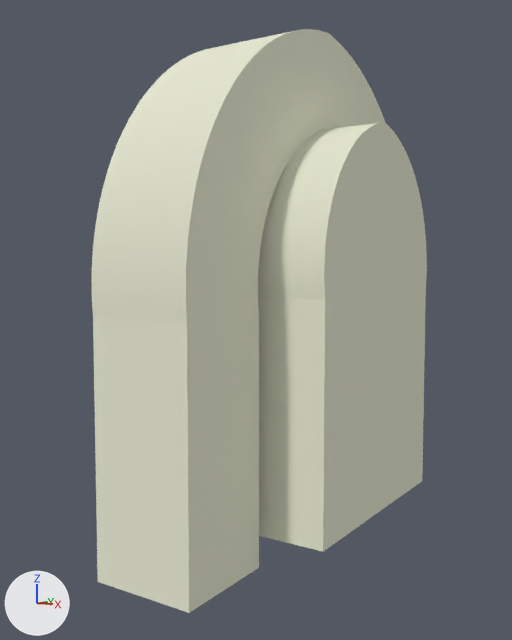
Renders of the Blender file 1. Biblioteca/arch.blend from each side of a commit.
Before and after are seen from a 50 mm lens placed at (7.76, -9.4, 4.4), pointed at (-0.34, 2.94, 3.28). Arrows for +X, +Y and +Z are at lower left; the lights stay in place.

Script lines for the objects in view, before the commit:
```python
me_cube_001 = bpy.data.meshes.new('Cube.001')
me_cube_001.from_pydata(...)  # 344 vertices, 340 faces; spans x -1.0..1.0, y -1.0..9.02, z -8.08..1.02
me_cube_001.materials.append(mat_material_001)  # white #e5e7d1
me_cube_002 = bpy.data.meshes.new('Cube.002')
me_cube_002.from_pydata(...)  # 170 vertices, 85 faces, 4 loose edges; spans x -0.92..0.92, y -0.5..6.9, z -5.89..-1.16
me_cube_002.materials.append(mat_material_002)  # white #e5e7d1
ob_cube = bpy.data.objects.new('Cube', me_cube_001)
ob_cube.location = (0.0, 0.0, 0.0)
ob_cube.rotation_euler = (1.571, 0.0, 0.0)  # degrees (90, 0, 0)
ob_cube_001 = bpy.data.objects.new('Cube.001', me_cube_002)
ob_cube_001.location = (1.21, 0.0, 0.0)
ob_cube_001.rotation_euler = (1.571, 0.0, 0.0)  # degrees (90, 0, 0)
ob_cube_001.scale = (1.04, 1.04, 1.04)
```
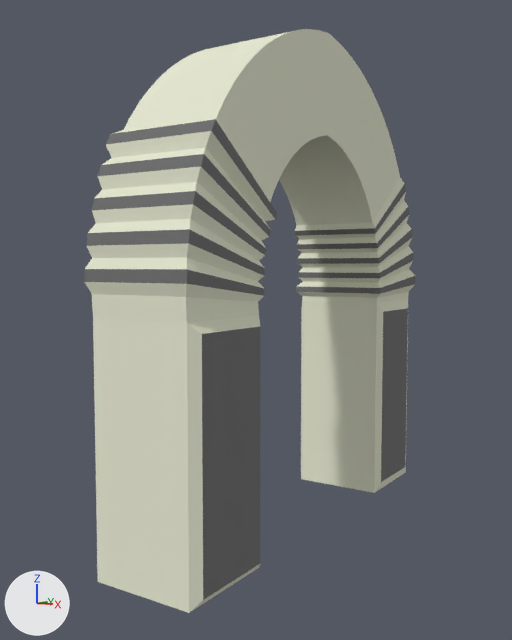
What the commit changed:
Material 'Material' (mat_material) is new.
Its base color is (0.161, 0.161, 0.161) (grey #707070).
Its roughness is 1.0.
me_cube_001 is used by ob_cube; location (0.0, 0.0, 0.0); rotation (1.571, 0.0, 0.0), in degrees (90, 0, 0).
me_cube_001 had 344 vertices, 340 faces and spanned x -1.0..1.0, y -1.0..9.02, z -8.08..1.02.
me_cube_001 now has 360 vertices, 356 faces and spans x -1.2..1.14, y -1.0..9.02, z -8.2..1.1.
Part 1, on me_cube_001:
2 faces are deleted.
40 vertices move from x -1.0..1.0, y 3.9..6.58, z -1.3..1.02 to x -1.12..1.12, y 3.89..6.66, z -1.4..1.1.
8 vertices are added at x -1.2..1.14, y -0.82..3.37, z -0.82..0.82.
2 new faces join them, mat_material (grey #707070).
8 new faces join them, mat_material_001 (white #e5e7d1).
Part 2, on me_cube_001:
2 faces are deleted.
40 vertices move from x -1.0..1.0, y 3.78..6.4, z -8.08..-5.81 to x -1.12..1.12, y 3.76..6.44, z -8.2..-5.76.
8 vertices are added at x -1.13..1.07, y -0.81..3.35, z -7.86..-6.25.
2 new faces join them, mat_material (grey #707070).
8 new faces join them, mat_material_001 (white #e5e7d1).
me_cube_001 now uses material mat_material (grey #707070).
Object 'Cube.001' (ob_cube_001) is deleted.

Pixel boxes (x1, y1, x2, y2) of what changed, in the pictures (512 x 640 px):
'Cube', reshaped (13% wider)
    before: (92, 29, 385, 613)
    after: (84, 29, 415, 613)
'Cube.001', deleted
    before: (258, 122, 427, 551)
part 1 of me_cube_001, built on
    before: (92, 117, 270, 613)
    after: (84, 117, 277, 613)
part 2 of me_cube_001, built on
    after: (295, 178, 415, 493)
